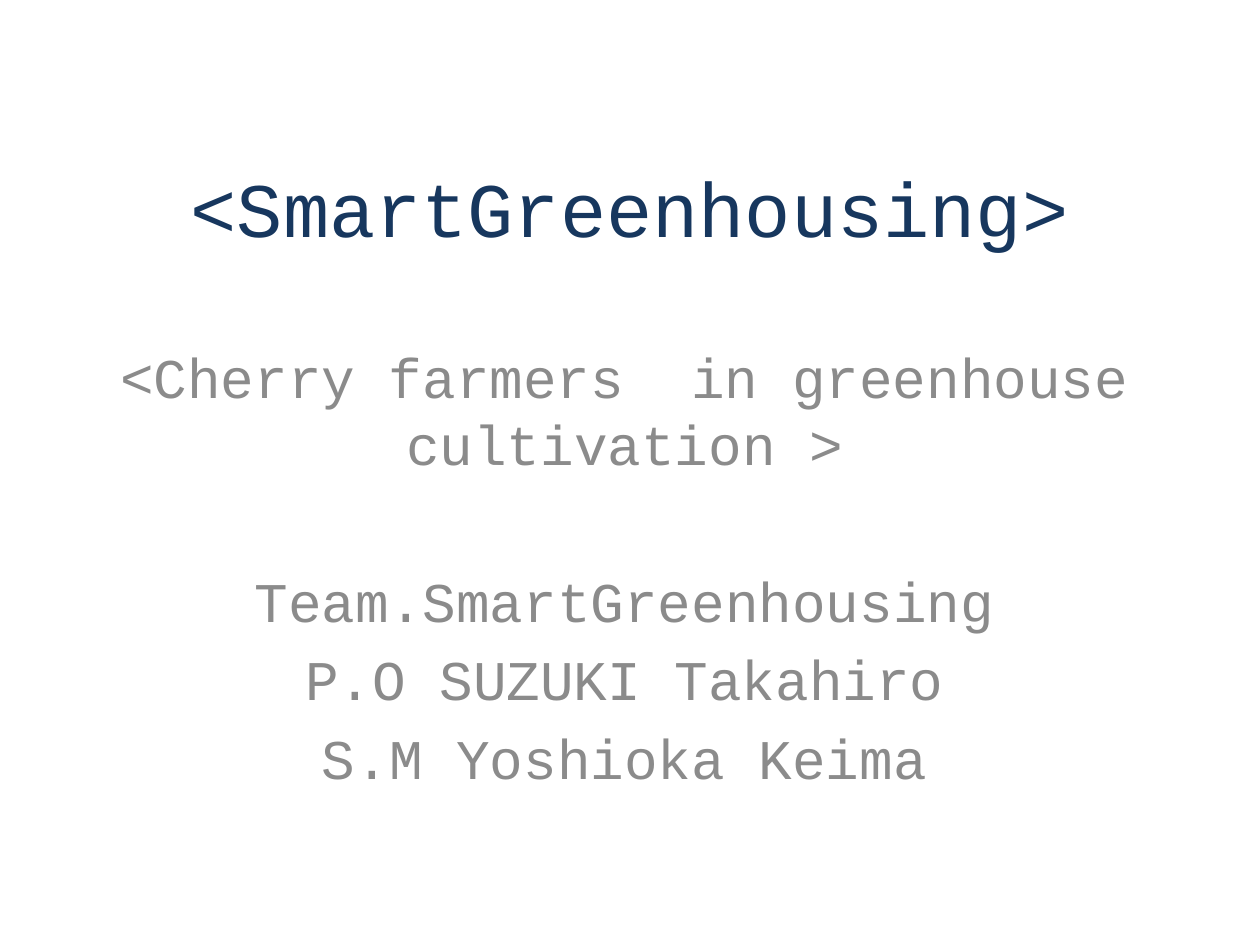
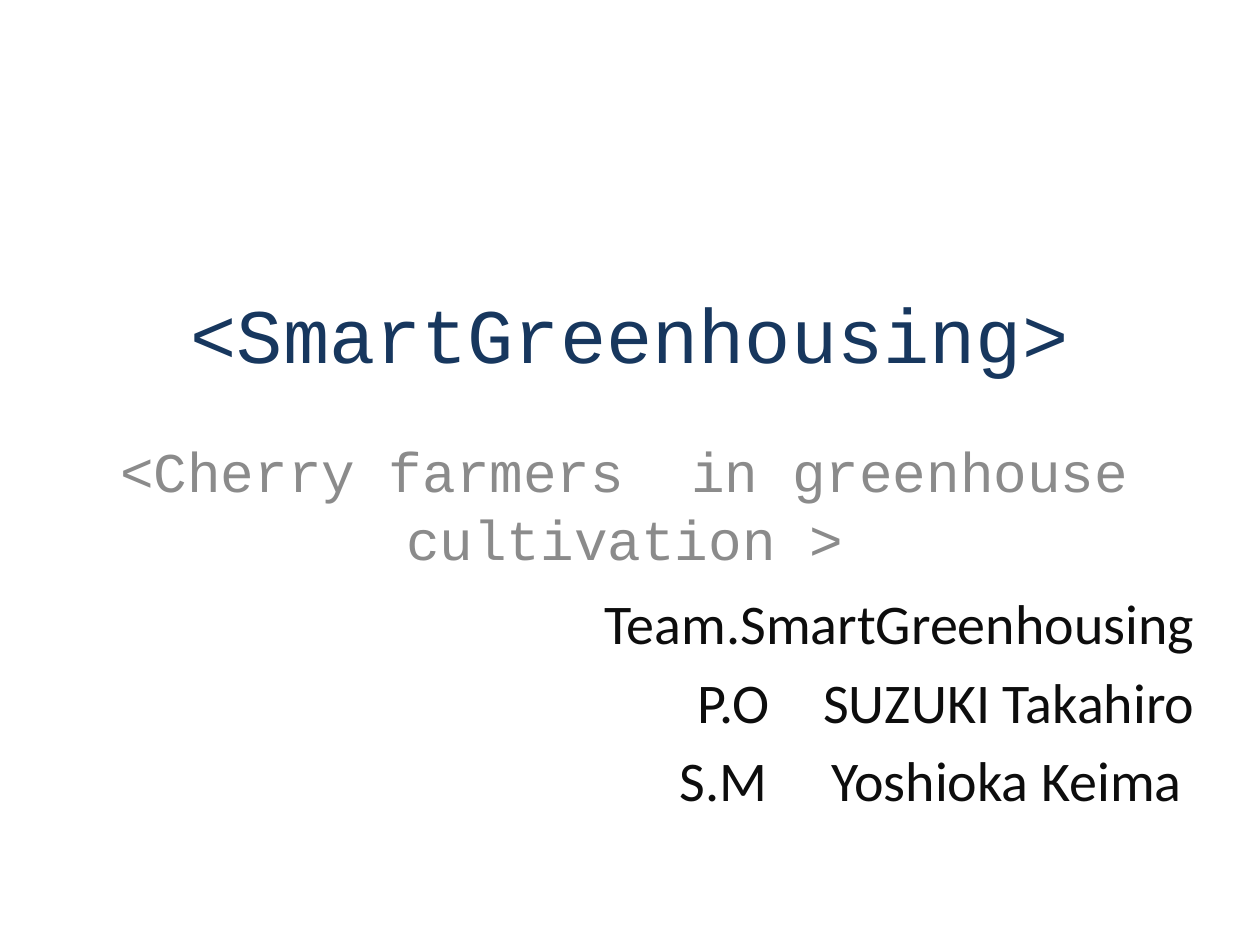
Before and after one commit to class-snct-rikitakelab/SmartGreenhousing, a slide deck: slide 1 of inception-deck-06-29.pptx. Drawn at 1260x945 pixels with LibreOffice and Linux fonts; fonts in the diff are those of the drawing. Boxes give left, top, right and bottom in pixels: in the first picture for what was removed or moved away, otherwise in the second. Text is boxed around its words. In the diff, an @@ line names an element or a change of style, - is before the commit and + after.

```diff
--- a/inception-deck-06-29.pptx
+++ b/inception-deck-06-29.pptx
@@ title "<SmartGreenhousing>": place and size @@
-title "<SmartGreenhousing>" at (191, 181, 1069, 253)
+title "<SmartGreenhousing>" at (191, 307, 1069, 379)
@@ subtitle "<Cherry farmers in greenhouse cultivation ...": place and size @@
-subtitle "<Cherry farmers in greenhouse cultivation ..." at (120, 358, 1128, 780)
+subtitle "<Cherry farmers in greenhouse cultivation ..." at (120, 452, 1195, 802)
@@ subtitle at (605, 605, 1195, 802): font Courier New to Calibri, text colour #8C8C8C to #0D0D0D in "Team.SmartGreenhousing", "P.O SUZUKI Takahiro", "S.M Yoshioka Keima"; alignment centre to right @@
```
Also in this commit, not shown: 4 other slides changed, 1 slide added, 2 slides removed, 1 other file.
